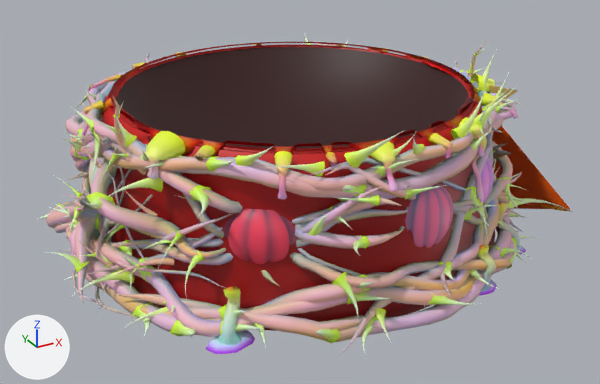
Before and after pictures for a commit that changed the glTF model public/assets/fall/base-fall.glb.
Before and after are seen from a camera (50 mm lens) standing at (-97.5, -181.1, 99.6) and looking at (-0.7, -5.1, 11.6). Arrows for +X, +Y and +Z are at lower left; the lights stay in place. The picture after the commit comes second. Vertices at exactly the same position are counted once.

The scene before the commit, as lines of its bpy script (objects in view):
```python
me_iron = bpy.data.meshes.new('iron')
me_iron.from_pydata(...)  # 30362 vertices, 56942 faces; spans x -67.7..73.6, y -66.1..63.9, z -0.6..49.1
me_iron.materials.append(mat_defaultmaterial)
me_wax = bpy.data.meshes.new('wax')
me_wax.from_pydata(...)  # 4326 vertices, 7874 faces; spans x -51.7..51.6, y -55.8..51.2, z -0.6..41.2
me_wax.materials.append(mat_defaultmaterial_002)
me_web = bpy.data.meshes.new('web')
me_web.from_pydata(...)  # 497 vertices, 883 faces; spans x 43.7..73.3, y -34.6..-9.0, z 0.1..39.4
me_web.materials.append(mat_defaultmaterial_003)
ob_iron = bpy.data.objects.new('iron', me_iron)
ob_iron.location = (0.0, 0.0, 0.0)
ob_wax = bpy.data.objects.new('wax', me_wax)
ob_wax.location = (0.0, 0.0, 0.0)
ob_web = bpy.data.objects.new('web', me_web)
ob_web.location = (0.0, 0.0, 0.0)
# also in view: 'pumpkin' at (0.1, -1.4, 20.2)
```
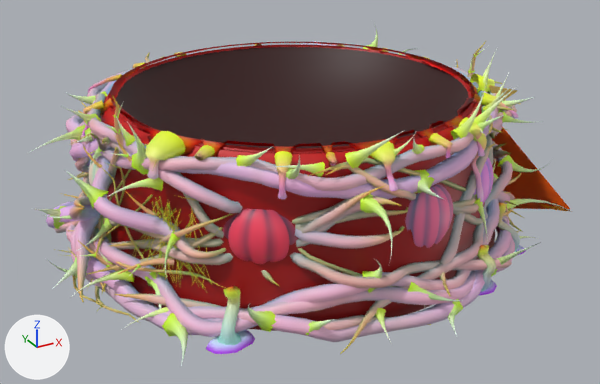
Pixel boxes (x1, y1, x2, y2) of what changed, in the pictures (600 x 384 px):
'iron', reshaped
    before: (38, 33, 573, 358)
    after: (28, 24, 571, 366)
part 1 of me_iron, rebuilt (not visible before)
    after: (44, 215, 72, 219)
part 2 of me_iron, rebuilt
    before: (170, 320, 196, 337)
    after: (162, 313, 188, 366)
part 3 of me_iron, deleted
    before: (38, 33, 529, 350)
part 4 of me_iron, built on
    before: (49, 49, 573, 358)
    after: (28, 24, 571, 338)
part 5 of me_iron, recoloured
    both: (46, 41, 523, 354)

The change, as a list of edits to the scene's bpy script:
```text
Change me_iron:
    used by ob_iron; location = (0.0, 0.0, 0.0)
    remove me_iron.from_pydata(...)  # 30362 vertices, 56942 faces; spans x -67.7..73.6, y -66.1..63.9, z -0.6..49.1
    add me_iron.from_pydata(...)  # 29108 vertices, 54874 faces; spans x -67.7..73.6, y -64.9..62.9, z -1.8..49.1
    me_iron part 1: the loose piece of 42 vertices spanning x -58.2..-48.1, y 8.1..14.8, z 8.3..13.5 is rebuilt with 42 vertices and now spans x -64.2..-49.7, y 9.3..13.3, z 8.9..13.1
    me_iron part 2: the loose piece of 42 vertices spanning x -49.5..-42.5, y -45.6..-35.3, z -0.5..6.1 is rebuilt with 42 vertices and now spans x -50.5..-43.7, y -44.8..-34.2, z -1.8..4.7
    me_iron part 3: 99 loose pieces with 3752 vertices, spanning x -63.6..66.0, y -62.6..63.9, z -0.5..41.0, are deleted
    me_iron part 4: 34 vertices moved within x -56.1..61.2, y -57.0..-6.4, z 1.8..44.4; 1826 vertices removed from x -67.7..69.1, y -66.1..24.6, z 0.0..46.9; 4324 vertices added at x -67.7..69.1, y -64.9..61.3, z -0.9..46.8
    me_iron part 5: 36917 kept faces spanning x -63.0..73.6, y -60.3..62.9, z -0.3..48.5 get new vertex colours
```
